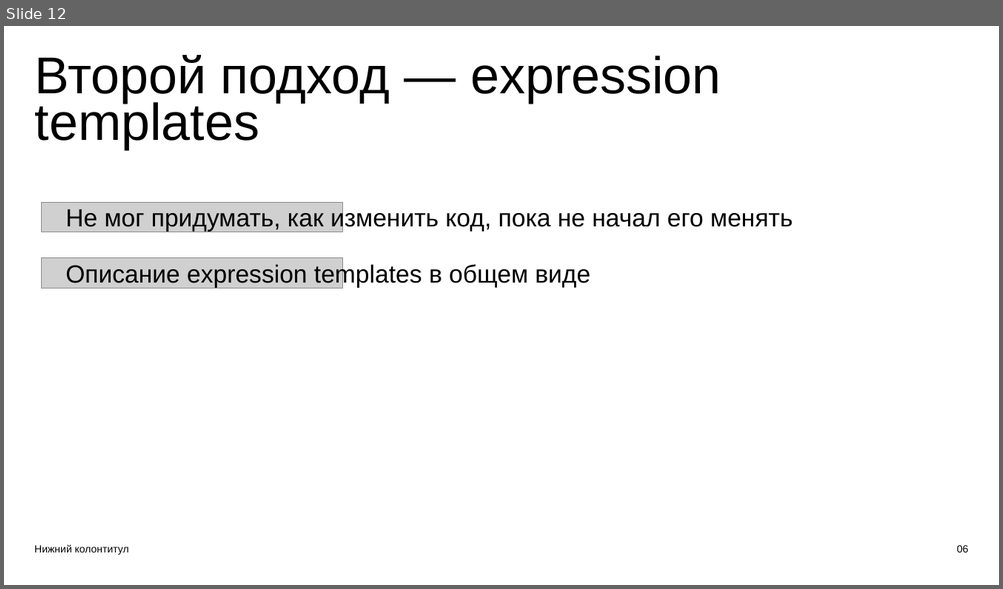
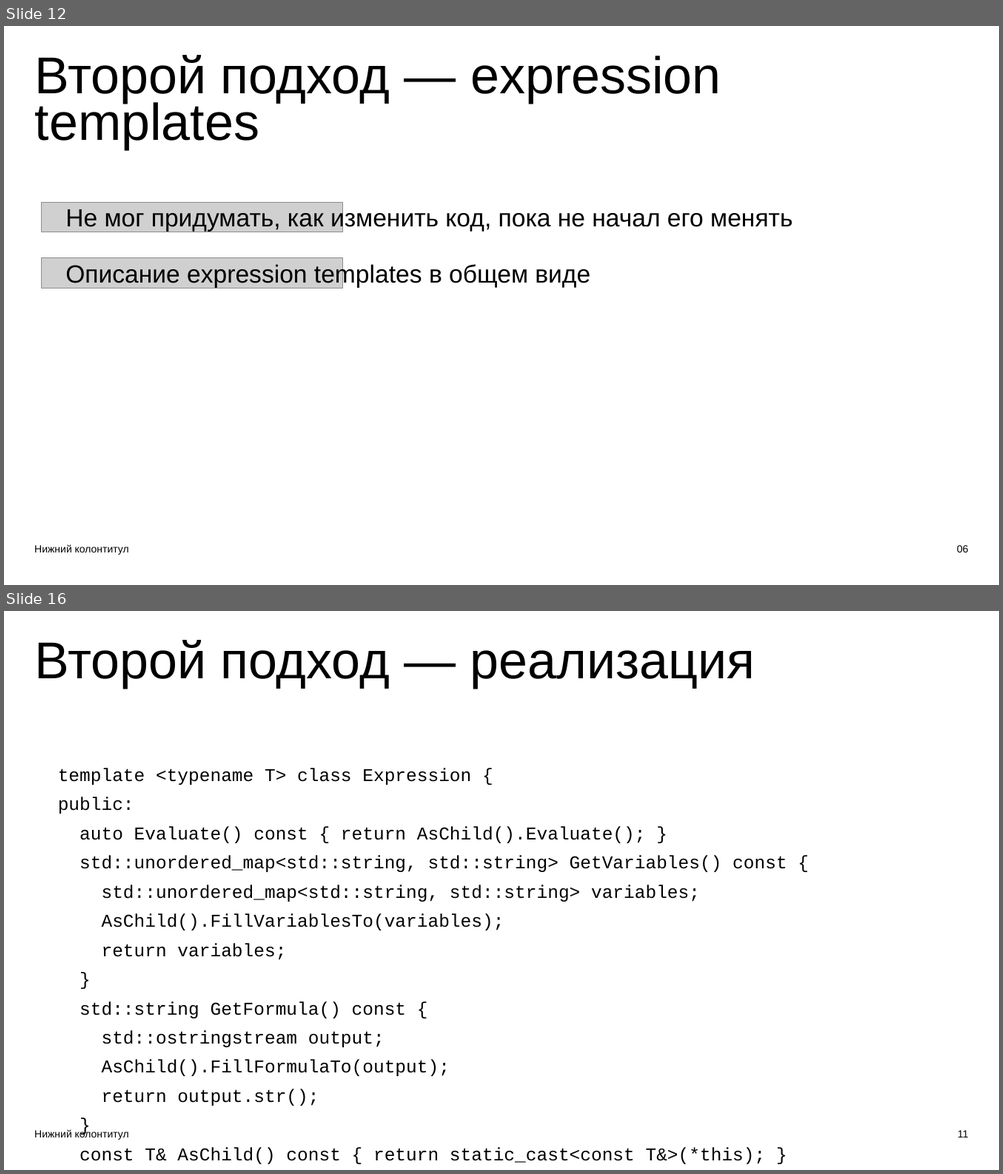
Before and after one commit to ishfb/zcc23, a slide deck: slides.pptx. Shown one above the other, each under a label of ours: slide 12 before the commit, slides 12 and 16 after it; the slides between them are not shown. The pictures are 1003x589 and 1003x1174 pixels, drawn with LibreOffice and Linux fonts; fonts in the diff are those of the drawing; grey boxes stand for pictures. Boxes give left, top, right and bottom in pixels: in the first picture for what was removed or moved away, otherwise in the second. Text is boxed around its words. In the diff, an @@ line names an element or a change of style, - is before the commit and + after.

```diff
--- a/slides.pptx
+++ b/slides.pptx
@@ slide 16 added at <box>4,611,999,1170</box>, background #FFFFFF @@
@@ text added at <box>35,640,755,688</box>, 75 pt, text #000000 @@
+Второй подход — реализация
@@ text added at <box>58,768,786,1165</box>, 26.2 pt, text #000000 @@
+template <typename T> class Expression {
+public:
+auto Evaluate() const { return AsChild().Evaluate(); }
+std::unordered_map<std::string, std::string> GetVariables() const {
+std::unordered_map<std::string, std::string> variables;
+AsChild().FillVariablesTo(variables);
+return variables;
+}
+std::string GetFormula() const {
+std::ostringstream output;
+AsChild().FillFormulaTo(output);
+return output.str();
+}
+const T& AsChild() const { return static_cast<const T&>(*this); }
+};
@@ text added at <box>34,1130,129,1140</box>, 15 pt, text #000000 @@
+Нижний колонтитул
@@ text added at <box>957,1130,968,1138</box>, 15 pt, text #000000 @@
+11
```
Also in this commit, not shown: 1 slide changed, 6 other slides added.
